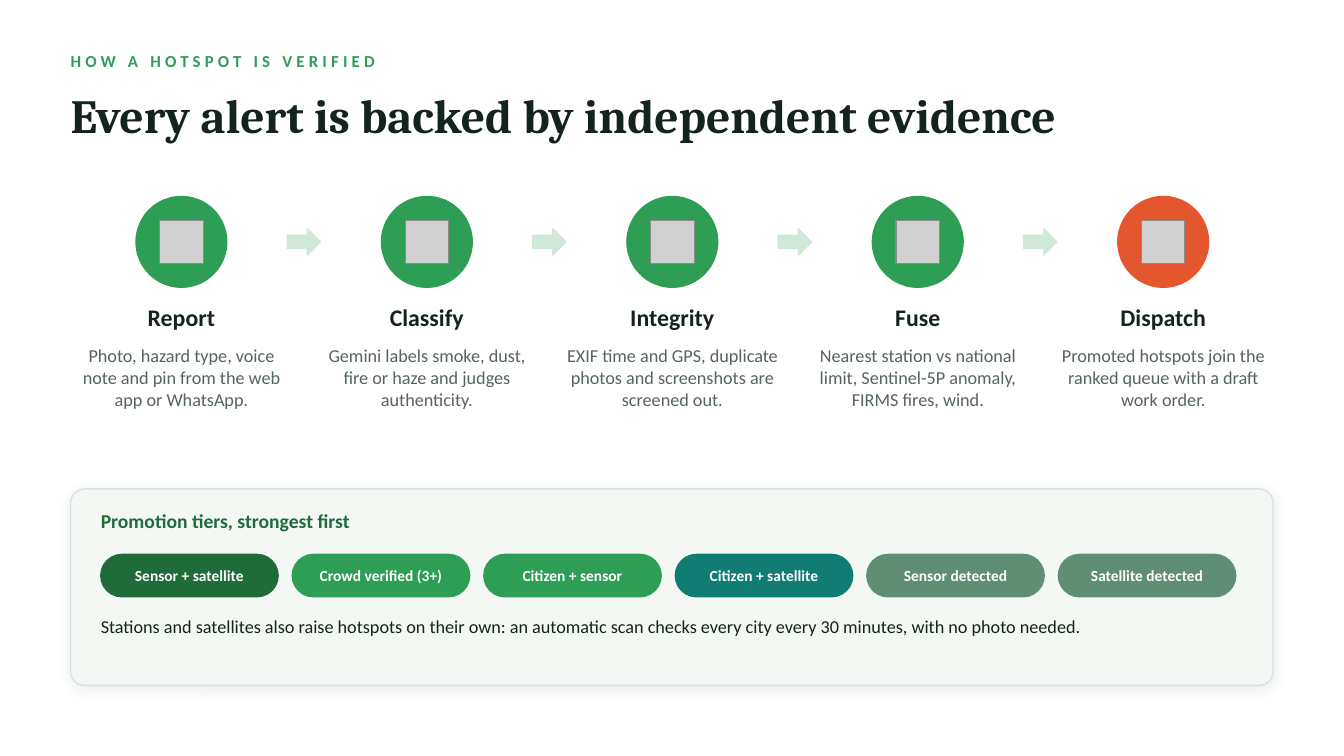
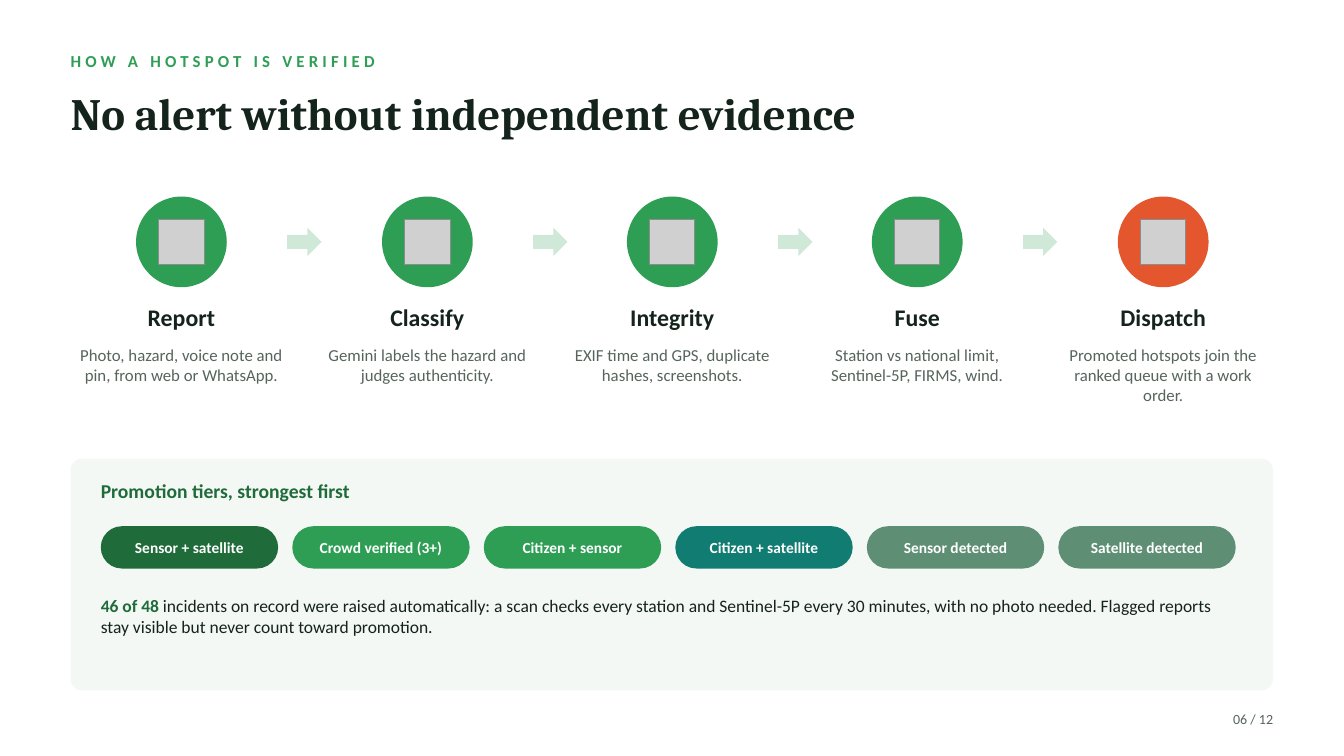
Before and after one commit to PROSTLE/CleanAir, a slide deck: slide 6 of presentation/VayuSetu-BRICS.pptx. Drawn at 1344x756 pixels with LibreOffice and Linux fonts; fonts in the diff are those of the drawing; grey boxes stand for pictures. Boxes give left, top, right and bottom in pixels: in the first picture for what was removed or moved away, otherwise in the second. Text is boxed around its words. In the diff, an @@ line names an element or a change of style, - is before the commit and + after.

```diff
--- a/presentation/VayuSetu-BRICS.pptx
+++ b/presentation/VayuSetu-BRICS.pptx
@@ text at (71, 99, 856, 140): text changed; size 34 to 32 pt @@
-Every alert is backed by independent evidence
+No alert without independent evidence
@@ ellipse at (382, 197, 473, 287): outline #2E9E55 1 pt to none @@
@@ ellipse at (872, 197, 963, 287): outline #2E9E55 1 pt to none @@
@@ right arrow at (533, 228, 568, 256): outline #CFE8D8 1 pt to none @@
@@ text at (80, 349, 283, 384): text changed; size 13 to 12 pt @@
-Photo, hazard type, voice note and pin from the web app or WhatsApp.
+Photo, hazard, voice note and pin, from web or WhatsApp.
@@ text at (328, 349, 526, 384): text changed; size 13 to 12 pt @@
-Gemini labels smoke, dust, fire or haze and judges authenticity.
+Gemini labels the hazard and judges authenticity.
@@ text at (575, 349, 770, 383): text changed; size 13 to 12 pt @@
-EXIF time and GPS, duplicate photos and screenshots are screened out.
+EXIF time and GPS, duplicate hashes, screenshots.
@@ text at (831, 349, 1003, 383): text changed; size 13 to 12 pt @@
-Nearest station vs national limit, Sentinel-5P anomaly, FIRMS fires, wind.
+Station vs national limit, Sentinel-5P, FIRMS, wind.
@@ text at (1069, 349, 1257, 401): text changed; size 13 to 12 pt @@
-Promoted hotspots join the ranked queue with a draft work order.
+Promoted hotspots join the ranked queue with a work order.
@@ rounded rectangle: place and size @@
-rounded rectangle at (71, 489, 1273, 686)
+rounded rectangle at (71, 459, 1273, 691)
@@ rounded rectangle at (71, 459, 1273, 691): outline #D9E3DC 1 pt to none; shadow off; proportions changed @@
@@ text "Promotion tiers, strongest first": place and size @@
-text "Promotion tiers, strongest first" at (101, 514, 350, 532)
+text "Promotion tiers, strongest first" at (101, 484, 350, 502)
@@ rounded rectangle "Sensor + satellite" at (101, 526, 278, 569): fill none to #1F6B3A @@
@@ rounded rectangle "Crowd verified (3+)" at (292, 526, 470, 569): fill none to #2E9E55 @@
@@ rounded rectangle "Citizen + sensor" at (484, 526, 661, 569): fill none to #2E9E55 @@
@@ rounded rectangle "Citizen + satellite" at (676, 526, 853, 569): fill none to #117C72 @@
@@ rounded rectangle "Sensor detected" at (867, 526, 1045, 569): fill none to #5E8F74 @@
@@ 6 rounded rectangles: place and size @@
-6 rounded rectangles at (135, 569, 1203, 583)
+6 rounded rectangles at (101, 526, 1236, 569)
@@ rounded rectangle "Satellite detected" at (1059, 526, 1236, 569): fill none to #5E8F74 @@
@@ rounded rectangle removed at (101, 555, 278, 597) @@
@@ rounded rectangle removed at (292, 555, 470, 597) @@
@@ rounded rectangle removed at (484, 555, 661, 597) @@
@@ rounded rectangle removed at (676, 555, 853, 597) @@
@@ rounded rectangle removed at (867, 555, 1045, 597) @@
@@ rounded rectangle removed at (1059, 555, 1236, 597) @@
@@ text at (101, 600, 1211, 636): text changed; size 13 to 12.5 pt @@
-Stations and satellites also raise hotspots on their own: an automatic scan checks every city every 30 minutes, with no photo needed.
+46 of 48 incidents on record were raised automatically: a scan checks every station and Sentinel-5P every 30 minutes, with no photo needed. Flagged reports stay visible but never count toward promotion.
@@ text added at (1233, 714, 1273, 724), 10 pt, text #56655C @@
+06 / 12
```
Also in this commit, not shown: 8 other slides changed, 3 slides added, 7 slides removed, 2 other files.
